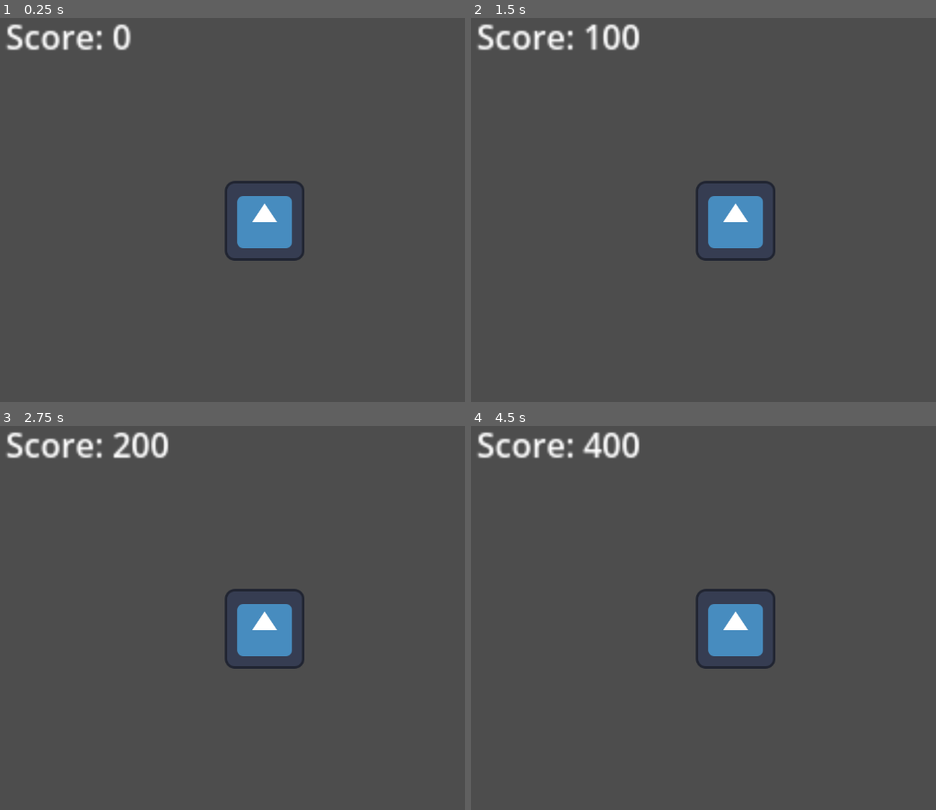
Above: before the commit, frames 1-4 (two rows, left to right).
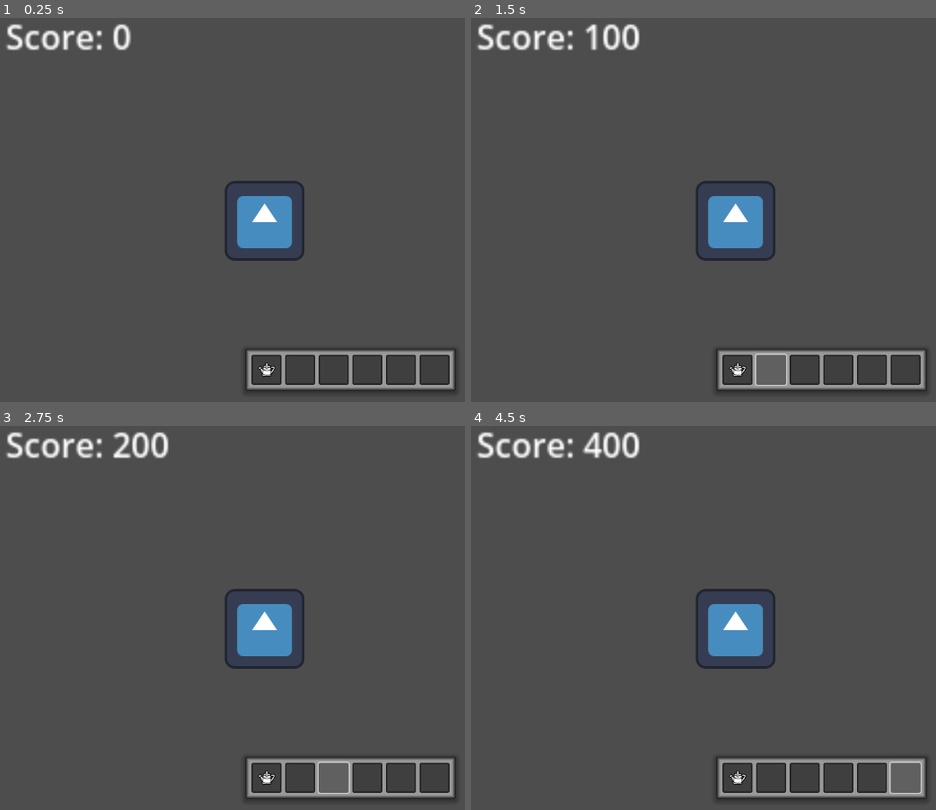
Above: after the commit, the same moments.

Repository: arget4me/cosyville
Game: Godot game, scene res://Scenes/cosy_village_clicking_example.tscn
The game is run twice, just before and just after one commit, with the same random seed, the same clock (stepped at 60 frames per second) and the same inputs. This scene is started directly instead of the project's main scene. The engine's default icon, where the game draws it, is replaced by a stand-in: a white triangle on a blue panel in a dark square.
Inputs (mouse positions are in pixels of both pictures, inside the frame that each line leads up to):
- Up to frame 1 (0.25 s): no input
- Up to frame 2 (1.5 s): click (736, 371) at 0.52 s; click (773, 371) at 1.27 s
- Up to frame 3 (2.75 s): click (334, 779) at 2.02 s
- Up to frame 4 (4.5 s): click (838, 779) at 2.77 s; click (870, 779) at 3.52 s; click (903, 779) at 4.27 s

The runs differ from the first frame. In frame 1, 2.2% of the frame differs, in the area x 52-99%, y 86-98%; in frame 2, 2.1%; in frame 3, 2.1%; in frame 4, 2.2%.

Commit message:
Toolbar setup

Diff:
--- a/Scenes/UI/hud.tscn
+++ b/Scenes/UI/hud.tscn
@@ -1,8 +1,10 @@
-[gd_scene load_steps=2 format=3 uid="uid://hotmtqqtnl8k"]
+[gd_scene load_steps=3 format=3 uid="uid://hotmtqqtnl8k"]
 
 [ext_resource type="Script" path="res://Scripts/UI/score_label.gd" id="1_8ru84"]
+[ext_resource type="PackedScene" uid="uid://cylkrwqd42mhu" path="res://Scenes/UI/toolbar.tscn" id="2_5nls7"]
 
 [node name="HUD" type="Control"]
+self_modulate = Color(1, 1, 1, 0)
 layout_mode = 3
 anchors_preset = 15
 anchor_right = 1.0
@@ -19,3 +21,12 @@
 scale = Vector2(3.34281, 3.34281)
 text = "Score: 0"
 script = ExtResource("1_8ru84")
+
+[node name="Toolbar" parent="." instance=ExtResource("2_5nls7")]
+layout_mode = 1
+anchors_preset = 7
+anchor_top = 1.0
+anchor_bottom = 1.0
+offset_top = -89.52
+offset_bottom = -21.52
+grow_vertical = 0
--- /dev/null
+++ b/Scenes/UI/tool_bar_button.tscn
@@ -0,0 +1,10 @@
+[gd_scene load_steps=3 format=3 uid="uid://qb8g6koi43q6"]
+
+[ext_resource type="Theme" uid="uid://das4u2lg25k8s" path="res://Themes/UI/ToolbarTheme.tres" id="1_8ncwx"]
+[ext_resource type="Texture2D" uid="uid://bigyrg80ted7u" path="res://art/WaterBucket.png" id="2_umjm1"]
+
+[node name="ToolBarButton" type="Button"]
+custom_minimum_size = Vector2(48, 48)
+theme = ExtResource("1_8ncwx")
+icon = ExtResource("2_umjm1")
+icon_alignment = 1
--- /dev/null
+++ b/Scenes/UI/toolbar.tscn
@@ -0,0 +1,46 @@
+[gd_scene load_steps=3 format=3 uid="uid://cylkrwqd42mhu"]
+
+[ext_resource type="Theme" uid="uid://das4u2lg25k8s" path="res://Themes/UI/ToolbarTheme.tres" id="1_00n4h"]
+[ext_resource type="PackedScene" uid="uid://qb8g6koi43q6" path="res://Scenes/UI/tool_bar_button.tscn" id="2_iphwk"]
+
+[node name="Toolbar" type="PanelContainer"]
+anchors_preset = 8
+anchor_left = 0.5
+anchor_top = 0.5
+anchor_right = 0.5
+anchor_bottom = 0.5
+offset_left = -169.0
+offset_top = -34.0
+offset_right = 169.0
+offset_bottom = 34.0
+grow_horizontal = 2
+grow_vertical = 2
+theme = ExtResource("1_00n4h")
+
+[node name="HBoxContainer" type="HBoxContainer" parent="."]
+layout_mode = 2
+theme = ExtResource("1_00n4h")
+alignment = 1
+
+[node name="ToolBarButton" parent="HBoxContainer" instance=ExtResource("2_iphwk")]
+layout_mode = 2
+
+[node name="ToolBarButton2" parent="HBoxContainer" instance=ExtResource("2_iphwk")]
+layout_mode = 2
+icon = null
+
+[node name="ToolBarButton3" parent="HBoxContainer" instance=ExtResource("2_iphwk")]
+layout_mode = 2
+icon = null
+
+[node name="ToolBarButton4" parent="HBoxContainer" instance=ExtResource("2_iphwk")]
+layout_mode = 2
+icon = null
+
+[node name="ToolBarButton5" parent="HBoxContainer" instance=ExtResource("2_iphwk")]
+layout_mode = 2
+icon = null
+
+[node name="ToolBarButton6" parent="HBoxContainer" instance=ExtResource("2_iphwk")]
+layout_mode = 2
+icon = null
--- a/Scenes/cosy_village_clicking_example.tscn
+++ b/Scenes/cosy_village_clicking_example.tscn
@@ -6,11 +6,13 @@
 
 [node name="CosyVillage" type="Node2D"]
 
-[node name="HUD" parent="." instance=ExtResource("1_skgd2")]
-
 [node name="Village" type="Sprite2D" parent="."]
 position = Vector2(438, 353)
 texture = ExtResource("2_1fpkn")
 
 [node name="Clickable" parent="Village" instance=ExtResource("3_v8xti")]
 scale = Vector2(2.09422, 2.11328)
+
+[node name="CanvasLayer" type="CanvasLayer" parent="."]
+
+[node name="HUD" parent="CanvasLayer" instance=ExtResource("1_skgd2")]
--- /dev/null
+++ b/Themes/UI/Button_Default.tres
@@ -0,0 +1,17 @@
+[gd_resource type="StyleBoxFlat" format=3 uid="uid://k1ift0jgltme"]
+
+[resource]
+content_margin_left = 4.0
+content_margin_top = 4.0
+content_margin_right = 4.0
+content_margin_bottom = 4.0
+bg_color = Color(0.2484, 0.2484, 0.2484, 1)
+border_width_left = 2
+border_width_top = 2
+border_width_right = 2
+border_width_bottom = 2
+border_color = Color(0.118581, 0.118581, 0.118581, 1)
+corner_radius_top_left = 2
+corner_radius_top_right = 2
+corner_radius_bottom_right = 2
+corner_radius_bottom_left = 2
--- /dev/null
+++ b/Themes/UI/PanelContainer_Default.tres
@@ -0,0 +1,20 @@
+[gd_resource type="StyleBoxFlat" format=3 uid="uid://bxayu5daw8dej"]
+
+[resource]
+content_margin_left = 10.0
+content_margin_top = 10.0
+content_margin_right = 10.0
+content_margin_bottom = 10.0
+border_width_left = 6
+border_width_top = 6
+border_width_right = 6
+border_width_bottom = 6
+border_color = Color(0.118581, 0.118581, 0.118581, 1)
+border_blend = true
+corner_radius_top_left = 2
+corner_radius_top_right = 2
+corner_radius_bottom_right = 2
+corner_radius_bottom_left = 2
+shadow_color = Color(0, 0, 0, 0.278431)
+shadow_size = 8
+shadow_offset = Vector2(0, 2.44)
--- /dev/null
+++ b/Themes/UI/ToolbarTheme.tres
@@ -0,0 +1,12 @@
+[gd_resource type="Theme" load_steps=3 format=3 uid="uid://das4u2lg25k8s"]
+
+[ext_resource type="StyleBox" uid="uid://bxayu5daw8dej" path="res://Themes/UI/PanelContainer_Default.tres" id="1_7xquc"]
+[ext_resource type="StyleBox" uid="uid://k1ift0jgltme" path="res://Themes/UI/Button_Default.tres" id="1_vbngi"]
+
+[resource]
+Button/constants/icon_max_width = 32
+Button/constants/outline_size = 11
+Button/font_sizes/font_size = 20
+Button/styles/normal = ExtResource("1_vbngi")
+HBoxContainer/constants/separation = 6
+PanelContainer/styles/panel = ExtResource("1_7xquc")
Binary file added: art/UI/Tools/ToolButton.png
Not shown, added: art/UI/Tools/ToolButton.png.import
Binary file added: art/UI/Tools/ToolbarTemplate.png
Not shown, added: art/UI/Tools/ToolbarTemplate.png.import
